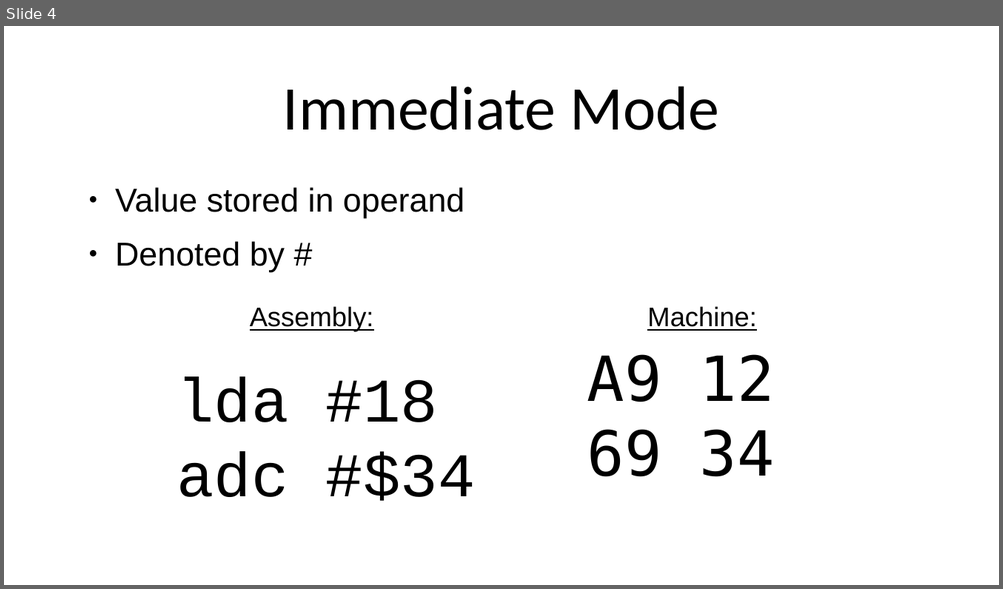
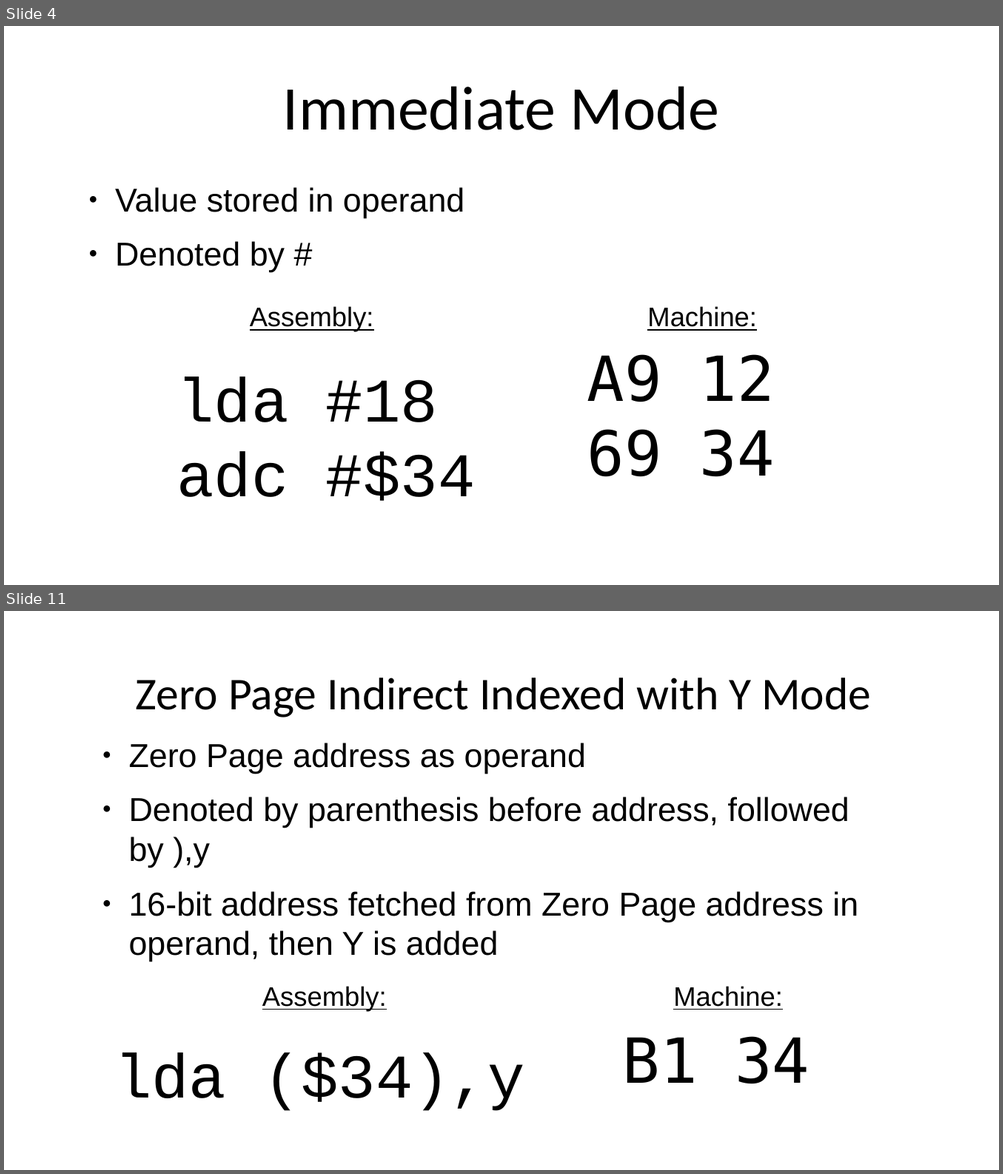
Before and after one commit to SlithyMatt/x16-assembly-tutorial, a slide deck: Lesson2/Lesson2.odp. Shown one above the other, each under a label of ours: slide 4 before the commit, slides 4 and 11 after it; the slides between them are not shown. The pictures are 1003x589 and 1003x1174 pixels, drawn with LibreOffice and Linux fonts; fonts in the diff are those of the drawing. Boxes give left, top, right and bottom in pixels: in the first picture for what was removed or moved away, otherwise in the second. Text is boxed around its words. In the diff, an @@ line names an element or a change of style, - is before the commit and + after.

```diff
--- a/Lesson2/Lesson2.odp
+++ b/Lesson2/Lesson2.odp
@@ slide 11 added at box(4, 611, 999, 1170), background #FFFFFF @@
@@ title added at box(136, 678, 871, 718), 44 pt, text #000000 @@
+Zero Page Indirect Indexed with Y Mode
@@ text added at box(129, 743, 858, 962), 32 pt, text #000000 @@
+● Zero Page address as operand
+● Denoted by parenthesis before address, followed by ),y
+● 16-bit address fetched from Zero Page address in operand, then Y is added
@@ text added at box(262, 986, 387, 1012), 26 pt, text #000000, underline @@
+Assembly:
@@ text added at box(673, 986, 782, 1010), 26 pt, text #000000, underline @@
+Machine:
@@ text added at box(114, 1053, 525, 1111), 60 pt, text #000000 @@
+lda ($34),y
@@ text added at box(623, 1037, 809, 1085), 60 pt, text #000000 @@
+B1 34
```
Also in this commit, not shown: 1 slide changed, 11 other slides added, 1 slide removed, 2 other files.
